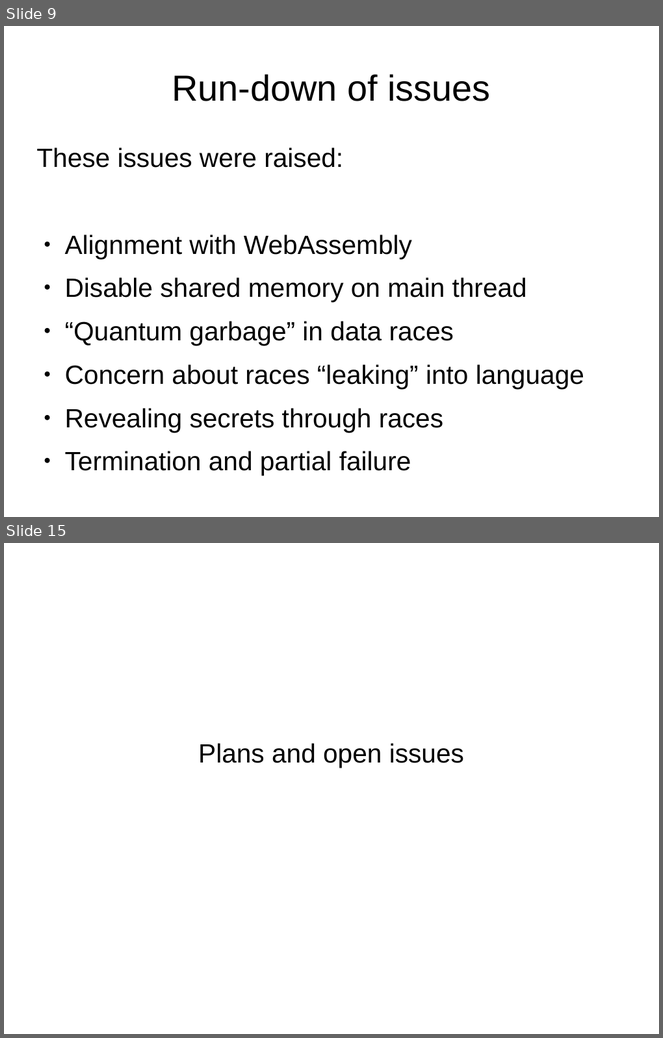
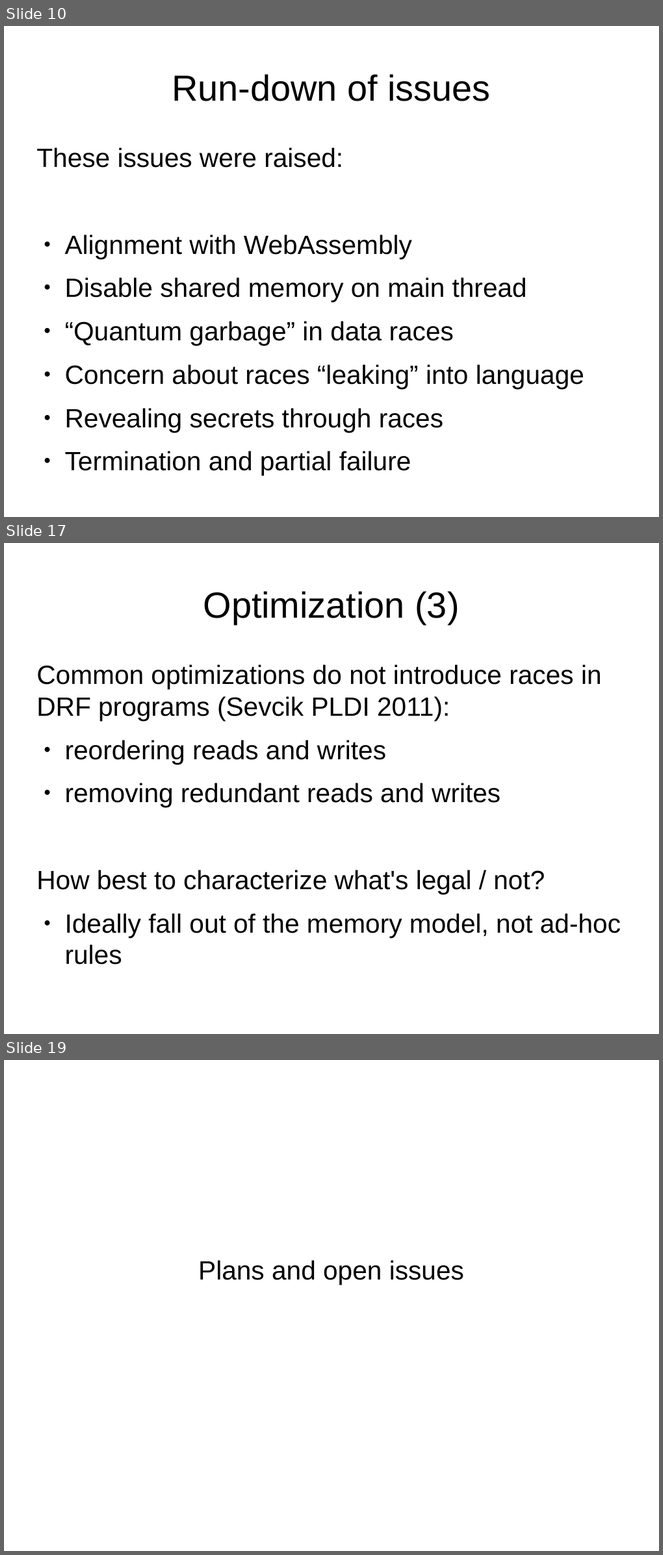
Before and after one commit to tc39/proposal-ecmascript-sharedmem, a slide deck: tc39/sharedmem-mar-2016.odp. Shown one above the other, each under a label of ours: slides 9 and 15 before the commit, slides 10, 17 and 19 after it; the slides between them are not shown. The pictures are 663x1038 and 663x1555 pixels, drawn with LibreOffice and Linux fonts; fonts in the diff are those of the drawing. Boxes give left, top, right and bottom in pixels: in the first picture for what was removed or moved away, otherwise in the second. Text is boxed around its words. In the diff, an @@ line names an element or a change of style, - is before the commit and + after.

```diff
--- a/tc39/sharedmem-mar-2016.odp
+++ b/tc39/sharedmem-mar-2016.odp
@@ slide 17 added at <box>4,543,659,1034</box>, background #FFFFFF @@
@@ title added at <box>204,591,459,624</box>, 44 pt, text #000000 @@
+Optimization (3)
@@ text added at <box>36,665,621,965</box>, 32 pt, text #000000 @@
+Common optimizations do not introduce races in DRF programs (Sevcik PLDI 2011):
+● reordering reads and writes
+● removing redundant reads and writes
+How best to characterize what's legal / not?
+● Ideally fall out of the memory model, not ad-hoc rules
@@ what was slide 9 is now slide 10 @@
@@ what was slide 15 is now slide 19 @@
```
Also in this commit, not shown: 11 slides changed, 3 other slides added, 1 other file.
